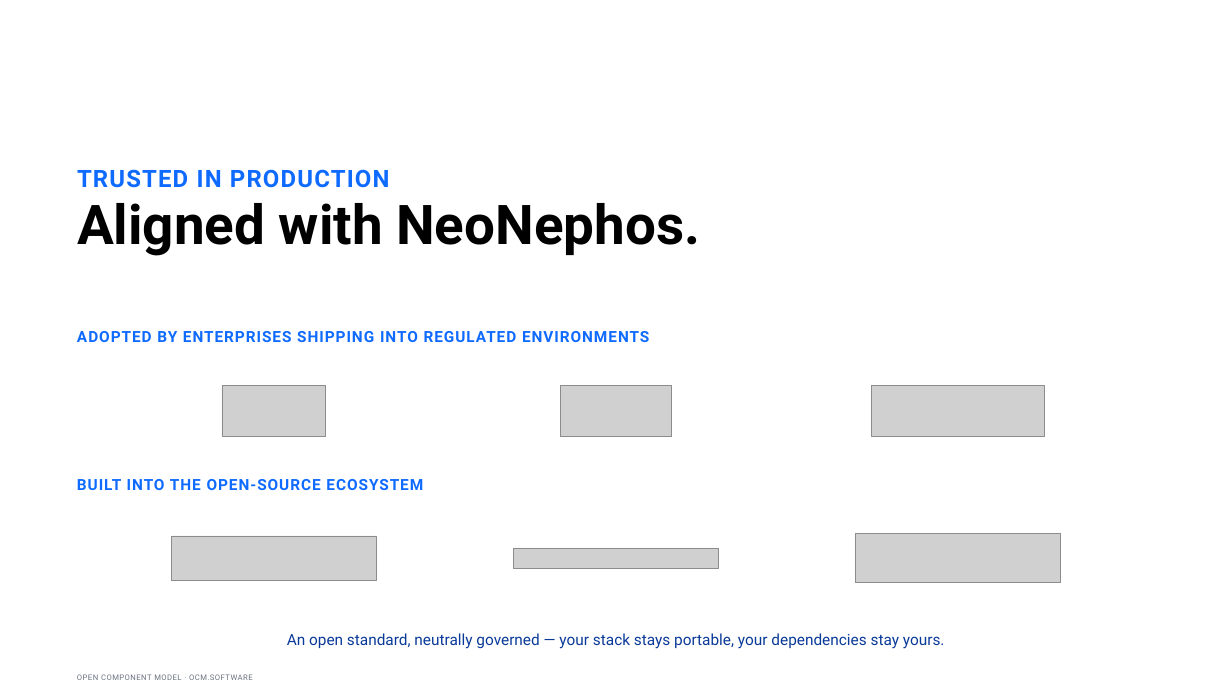
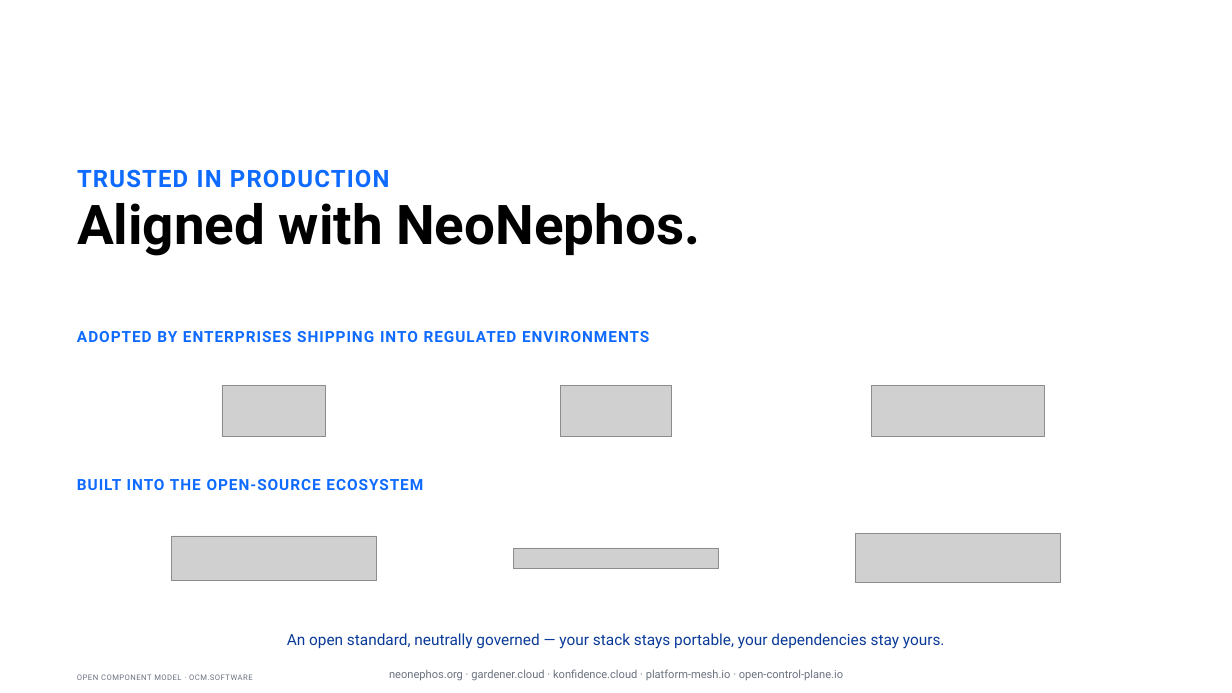
Before and after one commit to morri-son/open-component-model, a slide deck: slide 12 of docs/community/marketing/decks/exec-phase1/OCM-Sovereign-Delivery-Exec.pptx. Drawn at 1232x693 pixels with LibreOffice and Linux fonts; fonts in the diff are those of the drawing; grey boxes stand for pictures. Boxes give left, top, right and bottom in pixels: in the first picture for what was removed or moved away, otherwise in the second. Text is boxed around its words. In the diff, an @@ line names an element or a change of style, - is before the commit and + after.

```diff
--- a/docs/community/marketing/decks/exec-phase1/OCM-Sovereign-Delivery-Exec.pptx
+++ b/docs/community/marketing/decks/exec-phase1/OCM-Sovereign-Delivery-Exec.pptx
@@ text added at (x1=389, y1=669, x2=843, y2=681), 13 pt, text #6B7280 @@
+neonephos.org · gardener.cloud · konfidence.cloud · platform-mesh.io · open-control-plane.io
```
Also in this commit, not shown: 2 other slides changed, 5 other files.
